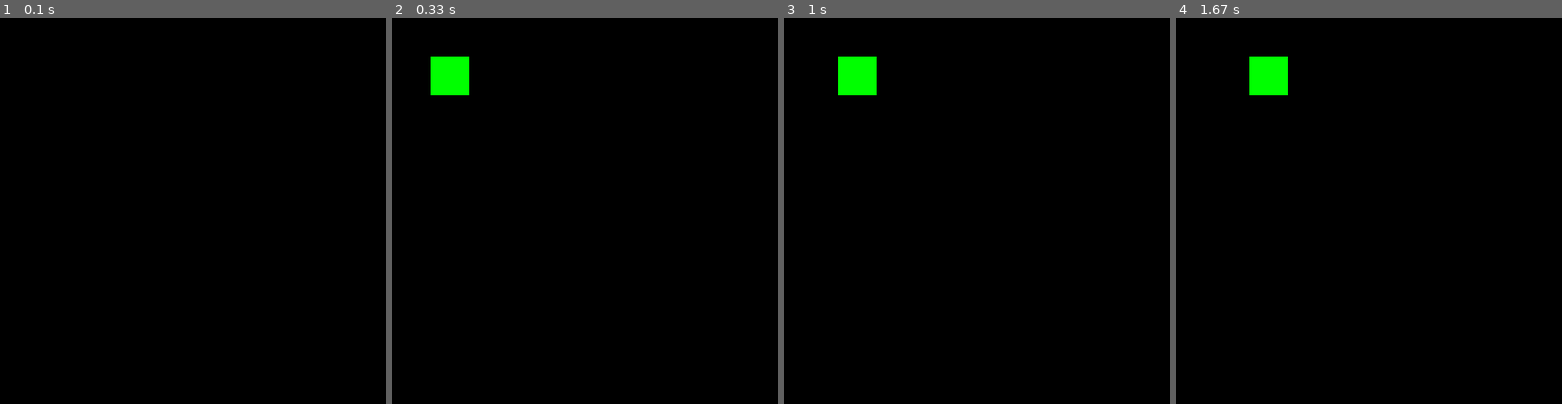
Above: before the commit, frames 1-4 (left to right).
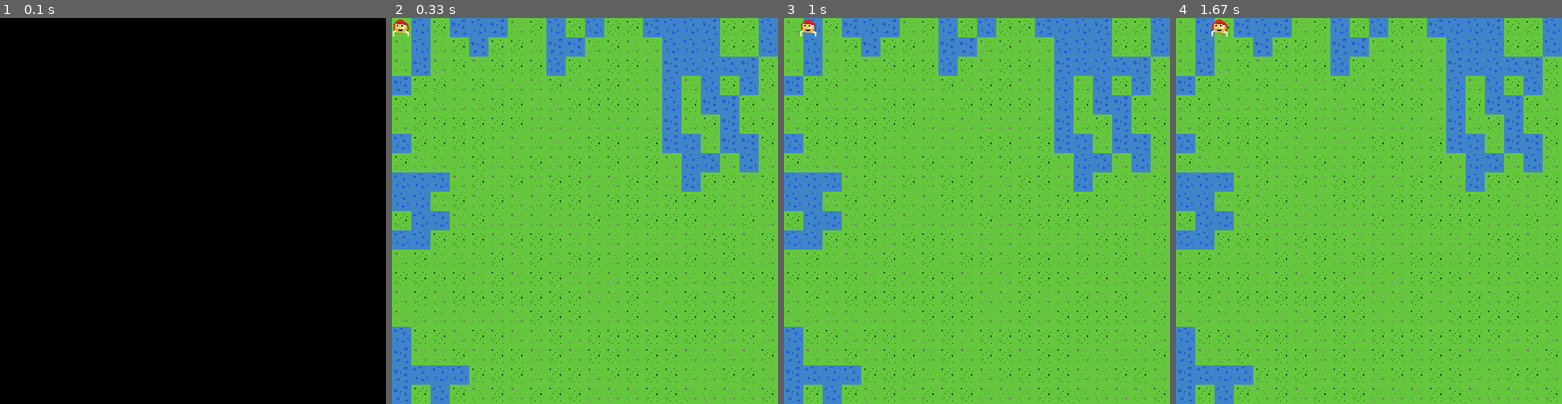
Above: after the commit, the same moments.

Repository: JoJo0259/Pygame-Adventure
Game: pygame game, started from pygameadventure.py
Same seed, same stepped clock (60 frames per second), same inputs: the game is played once before the commit and once after it.
Inputs:
- Up to frame 1 (0.1 s): no input
- Up to frame 2 (0.33 s): no input
- Up to frame 3 (1 s): hold Right 0.33-0.8 s
- Up to frame 4 (1.67 s): hold Right 1.17-1.63 s

Frame 1 is identical in both runs. In frame 2, 100% of the frame differs, in the area x 0-100%, y 0-100%; in frame 3, 100%; in frame 4, 100%.

Commit message:
Added sprites, map tiles, mapping function, and player sprites

Diff:
--- a/pygameadventure.py
+++ b/pygameadventure.py
@@ -1,17 +1,70 @@
 import pygame
+import os
+import random
 
 pygame.init()
 
 width = 500
 height = 500
 
-px = 50
-py = 50
-pwidth = 50
-phight = 50
+grass1 = pygame.image.load('Assets\Map\Grass1.jpg')
+grass2 = pygame.image.load('Assets\Map\Grass2.jpg')
+water1 = pygame.image.load('Assets\Map\Water1.jpg')
+water2 = pygame.image.load('Assets\Map\Water2.jpg')
+
+def mapgen(grass1, grass2, water1, water2):
+    map = {}
+    i = 0
+    for i in range(0, 20):
+        map[i] = {}
+        j = 0
+        for j in range(0, 20):
+            ran = random.randint(0, 3)
+            if ran == 0:
+                map[i][j] = grass1
+            elif ran == 1:
+                map[i][j] = grass2
+            elif ran == 2 or ran == 3:
+                if i == 0 or j == 0:
+                    if ran == 2:
+                        map[i][j] = water1
+                    elif ran == 3:
+                        map[i][j] = water2
+                elif map[i-1][j] != water1 and map[i-1][j] != water2 and map[i][j-1] != water1 and map[i][j-1] != water2:
+                    ran = random.randint(0, 1)
+                    if ran == 0:
+                        map[i][j] = grass1
+                    elif ran == 1:
+                        map[i][j] = grass2
+                elif ran == 2:
+                    map[i][j] = water1
+                elif ran == 3:
+                    map[i][j] = water2
+            j += 1
+        i += 1
+    return map
+
+
+def mapdraw(map, display):
+    i = 0
+    for i in range(0, 20):
+        j = 0
+        for j in range(0, 20):
+            display.blit(map[i][j], (i*25, j*25))
+            j += 1
+        i += 1
+
+px = 0
+py = 0
+pwidth = 25
+phight = 25
+pimg = pygame.image.load('Assets\Charachter\charachter.png')
 vel = 5
 
 display  = pygame.display.set_mode((width, height))
+
+maptile = mapgen(grass1, grass2, water1, water2)
+mapdraw(maptile, display)
 
 pygame.display.set_caption("Adventure Game")
 
@@ -26,18 +79,20 @@
     keys = pygame.key.get_pressed()
     if keys[pygame.K_LEFT] and px > vel:
         px -= vel
-    if keys[pygame.K_RIGHT] and px < width - pwidth:
+    if keys[pygame.K_RIGHT] and px + vel < width - pwidth:
         px += vel
     if keys[pygame.K_UP] and py > vel:
         py -= vel
-    if keys[pygame.K_DOWN] and py < height - phight:
+    if keys[pygame.K_DOWN] and py + vel < height - phight:
         py += vel
     if keys[pygame.K_LSHIFT] or keys[pygame.K_RSHIFT]:
         vel = 15
     else:
         vel = 5
     #draw
-    display.fill((0, 0, 0))
-    pygame.draw.rect(display, (0, 255, 0), (px, py, pwidth, phight))
+    #display.fill((0, 0, 0))
+    #pygame.draw.rect(display, (0, 255, 0), (px, py, pwidth, phight))
+    mapdraw(maptile, display)
+    display.blit(pimg, (px, py))
     pygame.display.update()
 pygame.quit()
Binary file added: Assets/Charachter/charachter.jpg
Binary file added: Assets/Charachter/charachter.png
Binary file added: Assets/Map/Grass1.jpg
Binary file added: Assets/Map/Grass2.jpg
Binary file added: Assets/Map/Water1.jpg
Binary file added: Assets/Map/Water2.jpg
Binary file added: Assets/Sprites/Pygame-Images/Game/Pygame-Images/Game/L1.png
Binary file added: Assets/Sprites/Pygame-Images/Game/Pygame-Images/Game/L10E.png
Binary file added: Assets/Sprites/Pygame-Images/Game/Pygame-Images/Game/L11E.png
Binary file added: Assets/Sprites/Pygame-Images/Game/Pygame-Images/Game/L1E.png
Binary file added: Assets/Sprites/Pygame-Images/Game/Pygame-Images/Game/L2.png
Binary file added: Assets/Sprites/Pygame-Images/Game/Pygame-Images/Game/L2E.png
(and 43 more such lines)
